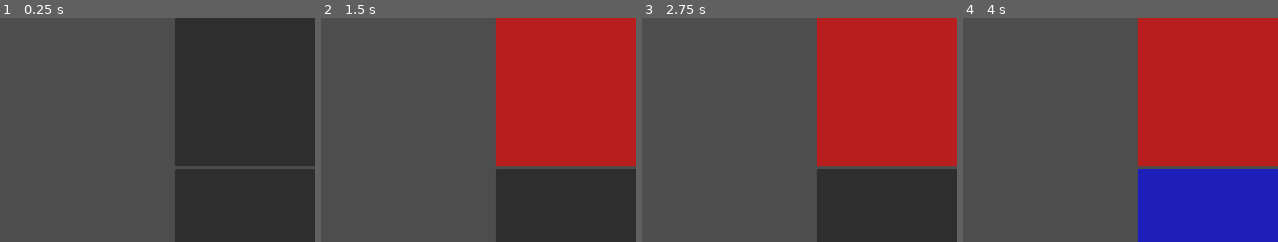
Above: before the commit, frames 1-4 (left to right).
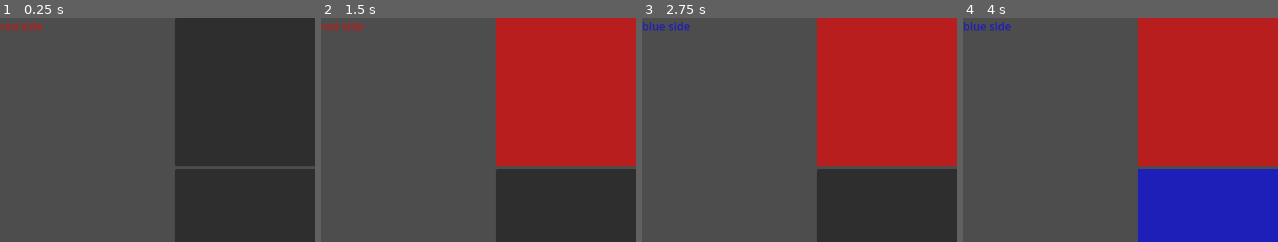
Above: after the commit, the same moments.

Repository: WSQS/godot-little-games
Game: Godot game, scene res://scene/main.tscn
Same seed, same stepped clock (60 frames per second), same inputs: the game is played once before the commit and once after it.
Inputs (mouse positions are % of the whole screen's width and height, from its top left):
- Up to frame 1 (0.25 s): no input
- Up to frame 2 (1.5 s): click (39, 17) at 0.5 s; click (63, 17) at 1.27 s
- Up to frame 3 (2.75 s): click (87, 17) at 2.02 s
- Up to frame 4 (4 s): click (39, 50) at 2.77 s; click (63, 50) at 3.52 s
The pictures show only the part of the screen within x 0-50%, y 0-50%; the shares and areas given below are measured in that part.

The runs differ from the first frame. In frame 1, 0.3% of the frame differs, in the area x 0-14%, y 1-6%; in frame 2, 0.3%; in frame 3, 0.3%, in the area x 0-16%, y 1-6%; in frame 4, 0.3%.

Commit message:
feat: add a sign for which side.

Diff:
--- a/scene/main.tscn
+++ b/scene/main.tscn
@@ -1,5 +1,6 @@
 [gd_scene format=3 uid="uid://bqwwykyon1lbk"]
 
+[ext_resource type="Script" uid="uid://b6fpel8fkt24q" path="res://script/sign.gd" id="1_wp4xf"]
 [ext_resource type="PackedScene" uid="uid://dkh0e482cnitk" path="res://scene/board.tscn" id="2_v0l8b"]
 [ext_resource type="Script" uid="uid://b8cd12vpgx4nh" path="res://script/board.gd" id="2_wp4xf"]
 
@@ -12,6 +13,12 @@
 grow_horizontal = 2
 grow_vertical = 2
 
+[node name="Sign" type="Label" parent="." unique_id=40769928]
+layout_mode = 0
+offset_right = 40.0
+offset_bottom = 23.0
+script = ExtResource("1_wp4xf")
+
 [node name="AspectRatioContainer" type="AspectRatioContainer" parent="." unique_id=1985735642]
 layout_mode = 1
 anchors_preset = 15
@@ -23,3 +30,5 @@
 [node name="Board" parent="AspectRatioContainer" unique_id=602309187 instance=ExtResource("2_v0l8b")]
 layout_mode = 2
 script = ExtResource("2_wp4xf")
+
+[connection signal="on_side" from="AspectRatioContainer/Board" to="Sign" method="_on_board_on_side"]
--- a/script/board.gd
+++ b/script/board.gd
@@ -1,16 +1,16 @@
 extends GridContainer
 
-enum Side{
-	RED,
-	BLUE
-}
+var cells:Array
+var side:GameEnum.BoardSide = GameEnum.BoardSide.RED
 
-var cells:Array
-var side:int = Side.RED
+@onready var label: Label = $"../../Label"
+
+signal on_side(current_side: GameEnum.BoardSide)
 
 # Called when the node enters the scene tree for the first time.
 func _ready() -> void:
 	var cell :PackedScene = load("res://scene/cell.tscn")
+	emit_signal("on_side",side)
 	if cell is PackedScene and cell.can_instantiate():
 		for i in range(0,9):
 			var cell_node:Cell = cell.instantiate()
@@ -26,13 +26,14 @@
 func process_cell_trugger(cell:Cell,id:int):
 	prints(id)
 	var newbox :StyleBoxFlat = StyleBoxFlat.new()
-	if side == Side.RED:
+	if side == GameEnum.BoardSide.RED:
 		newbox.bg_color = Color(1,0,0,0.6)
-		side = Side.BLUE
+		side = GameEnum.BoardSide.BLUE
 	else:
 		newbox.bg_color = Color(0,0,1,0.6)
-		side = Side.RED
+		side = GameEnum.BoardSide.RED
 
 	cell.add_theme_stylebox_override("disabled",newbox)
 	cell.disabled = true
+	emit_signal("on_side",side)
 	pass
--- /dev/null
+++ b/script/game_enum.gd
@@ -0,0 +1,6 @@
+class_name GameEnum
+
+enum BoardSide{
+	RED,
+	BLUE
+}
--- /dev/null
+++ b/script/sign.gd
@@ -0,0 +1,20 @@
+extends Label
+
+
+# Called when the node enters the scene tree for the first time.
+func _ready() -> void:
+	pass # Replace with function body.
+
+
+# Called every frame. 'delta' is the elapsed time since the previous frame.
+func _process(delta: float) -> void:
+	pass
+
+
+func _on_board_on_side(current_side: GameEnum.BoardSide) -> void:
+	if current_side == GameEnum.BoardSide.RED :
+		text = "red side"
+		add_theme_color_override("font_color",Color(1,0,0,0.6))
+	else:
+		text = "blue side"
+		add_theme_color_override("font_color",Color(0,0,1,0.6))
Not shown, added: script/game_enum.gd.uid
Not shown, added: script/sign.gd.uid
